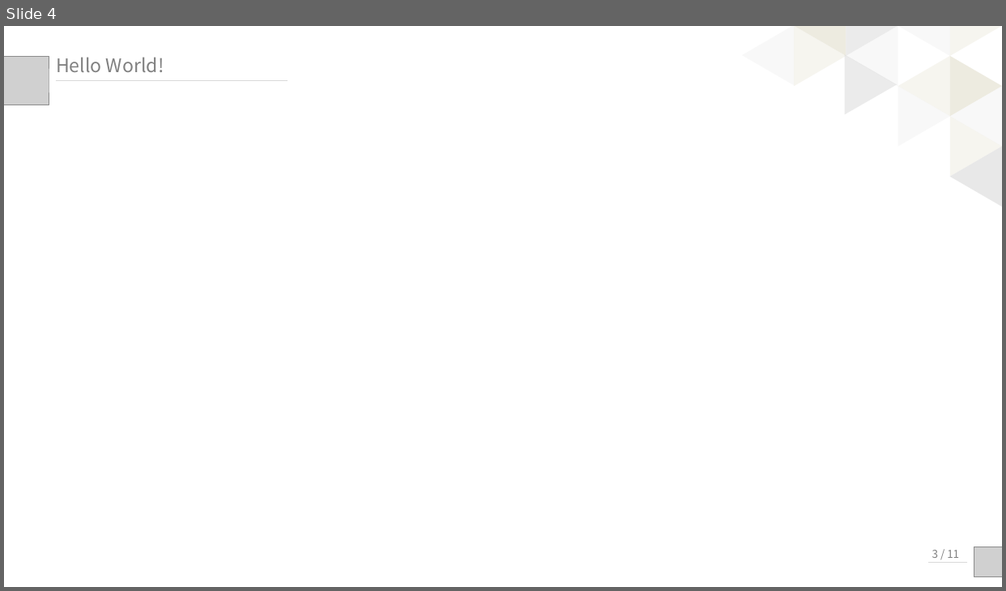
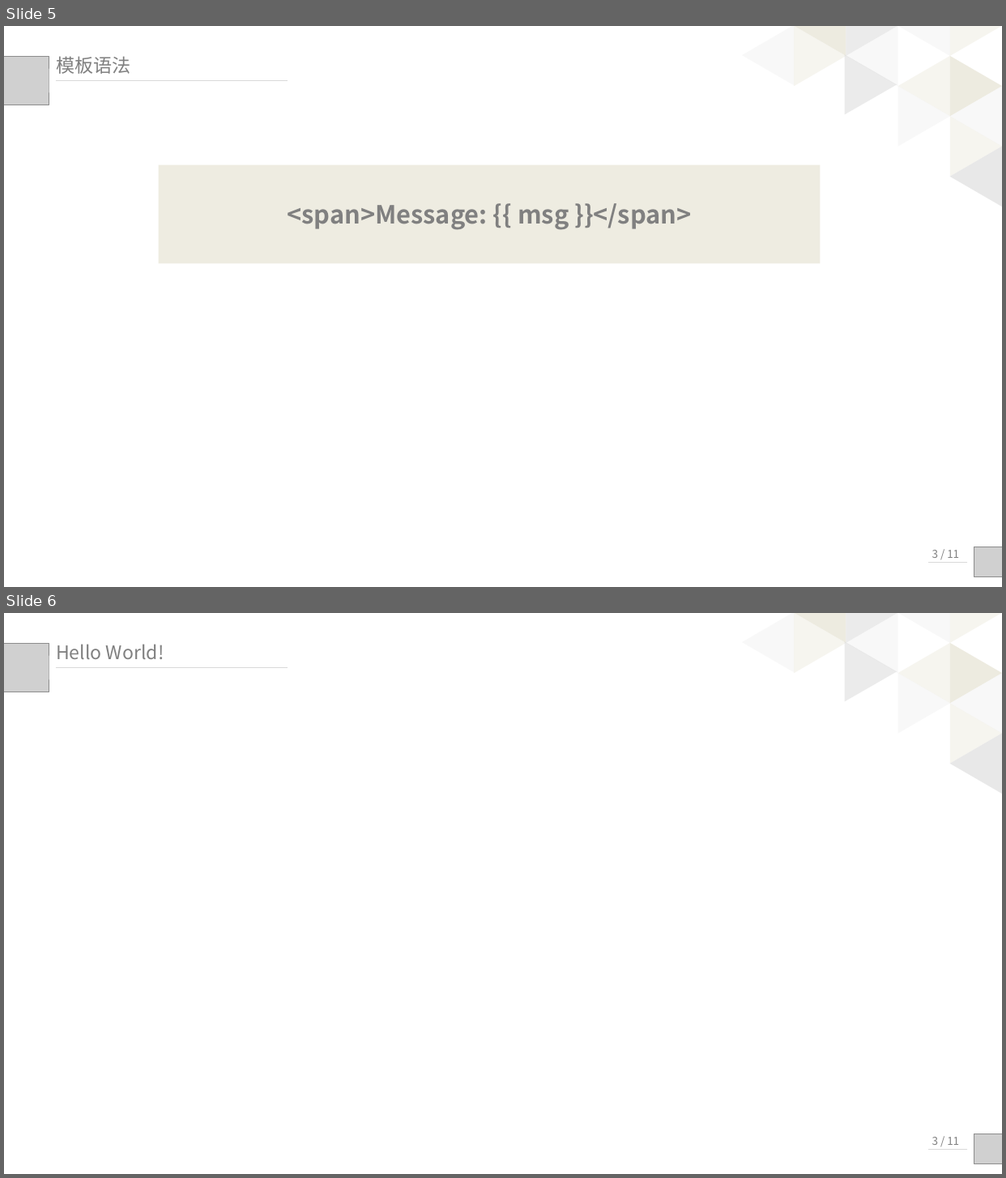
Before and after one commit to palmerye/Vue-Classroom, a slide deck: Presentation/Vue入门.pptx. Shown one above the other, each under a label of ours: slide 4 before the commit, slides 5 and 6 after it. The pictures are 1006x591 and 1006x1178 pixels, drawn with LibreOffice and Linux fonts; fonts in the diff are those of the drawing; grey boxes stand for pictures. Boxes give left, top, right and bottom in pixels: in the first picture for what was removed or moved away, otherwise in the second. Text is boxed around its words. In the diff, an @@ line names an element or a change of style, - is before the commit and + after.

```diff
--- a/Presentation/Vue入门.pptx
+++ b/Presentation/Vue入门.pptx
@@ slide 5 added at (x1=4, y1=26, x2=1002, y2=587), background #FFFFFF @@
@@ triangle added at (x1=742, y1=26, x2=794, y2=85), fill #F2F2F2 at 50% opacity @@
@@ triangle added at (x1=795, y1=26, x2=846, y2=56), fill #DDD9C3 at 50% opacity @@
@@ triangle added at (x1=795, y1=26, x2=846, y2=86), fill #EEECE1 at 50% opacity @@
@@ triangle added at (x1=846, y1=26, x2=898, y2=56), fill #D9D9D9 at 50% opacity @@
@@ triangle added at (x1=846, y1=26, x2=898, y2=86), fill #F2F2F2 at 50% opacity @@
@@ triangle added at (x1=898, y1=26, x2=950, y2=56), fill #F2F2F2 at 50% opacity @@
@@ triangle added at (x1=898, y1=26, x2=950, y2=86), fill #FFFFFF at 50% opacity @@
@@ triangle added at (x1=950, y1=26, x2=1002, y2=56), fill #EEECE1 at 50% opacity @@
@@ picture added at (x1=4, y1=57, x2=49, y2=105) @@
@@ text added at (x1=56, y1=56, x2=130, y2=74), 18 pt, text #808080 @@
+模板语法
@@ triangle added at (x1=819, y1=54, x2=897, y2=130), fill #D9D9D9 at 50% opacity @@
@@ triangle added at (x1=898, y1=55, x2=950, y2=116), fill #EEECE1 at 50% opacity @@
@@ triangle added at (x1=950, y1=55, x2=1002, y2=116), fill #DDD9C3 at 50% opacity @@
@@ line added from (57, 80) to (288, 80), #D9D9D9 0.75 pt @@
@@ triangle added at (x1=898, y1=86, x2=950, y2=147), fill #F2F2F2 at 50% opacity @@
@@ triangle added at (x1=950, y1=86, x2=1002, y2=147), fill #F2F2F2 at 50% opacity @@
@@ triangle added at (x1=950, y1=116, x2=1002, y2=177), fill #EEECE1 at 50% opacity @@
@@ triangle added at (x1=950, y1=146, x2=1002, y2=207), fill #F2F2F2 at 50% opacity @@
@@ triangle added at (x1=950, y1=146, x2=1002, y2=207), fill #D9D9D9 at 50% opacity @@
@@ rectangle added at (x1=158, y1=165, x2=820, y2=264), fill #EEECE1, 24 pt, text #808080, bold @@
+<span>Message: {{ msg }}</span>
@@ text added at (x1=932, y1=550, x2=959, y2=558), 10.5 pt, text #808080 @@
+3 / 11
@@ picture added at (x1=974, y1=547, x2=1002, y2=578) @@
@@ line added from (967, 563) to (928, 563), #D9D9D9 0.75 pt @@
@@ what was slide 4 is now slide 6 @@
```
Also in this commit, not shown: 1 slide changed, 3 other slides added, 2 other files.
